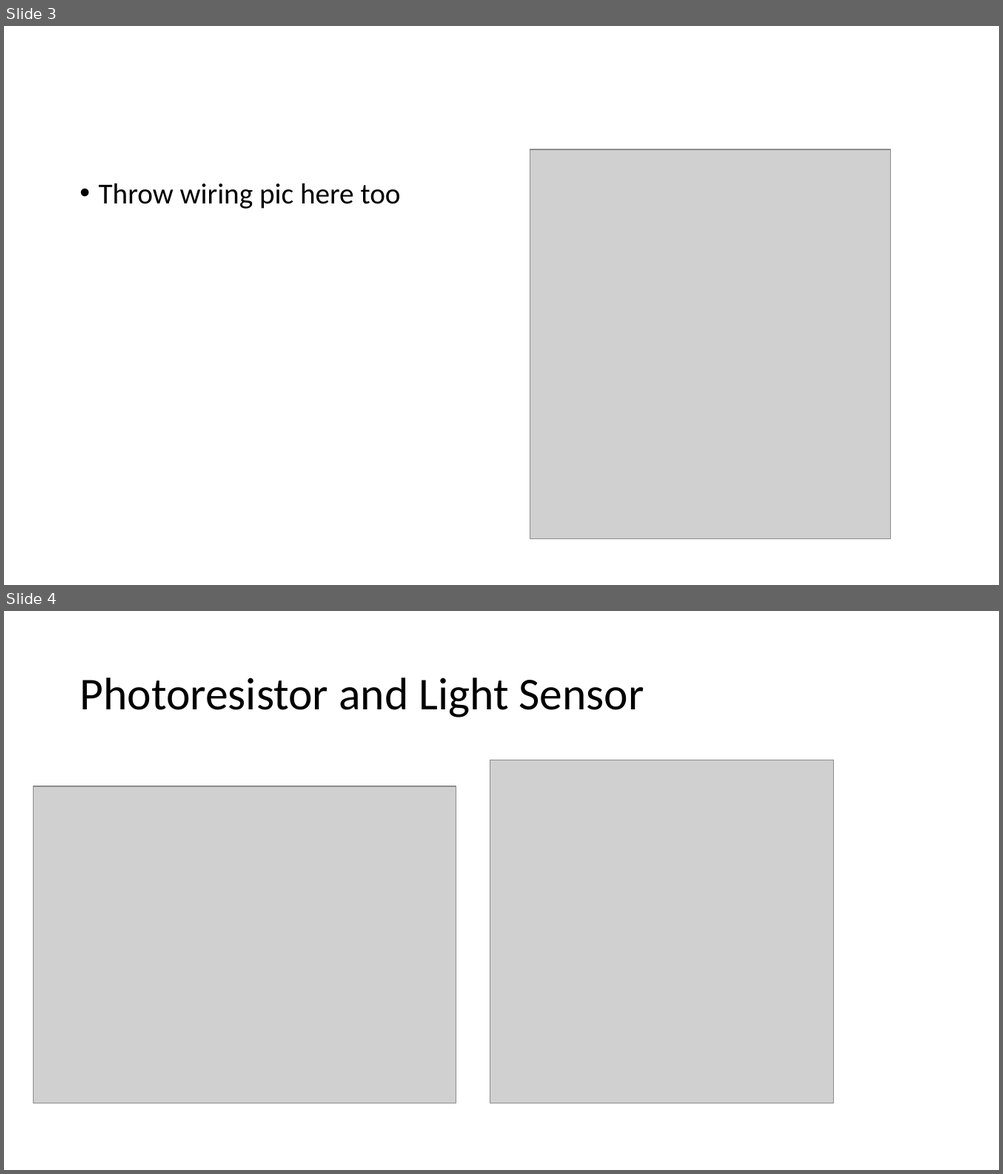
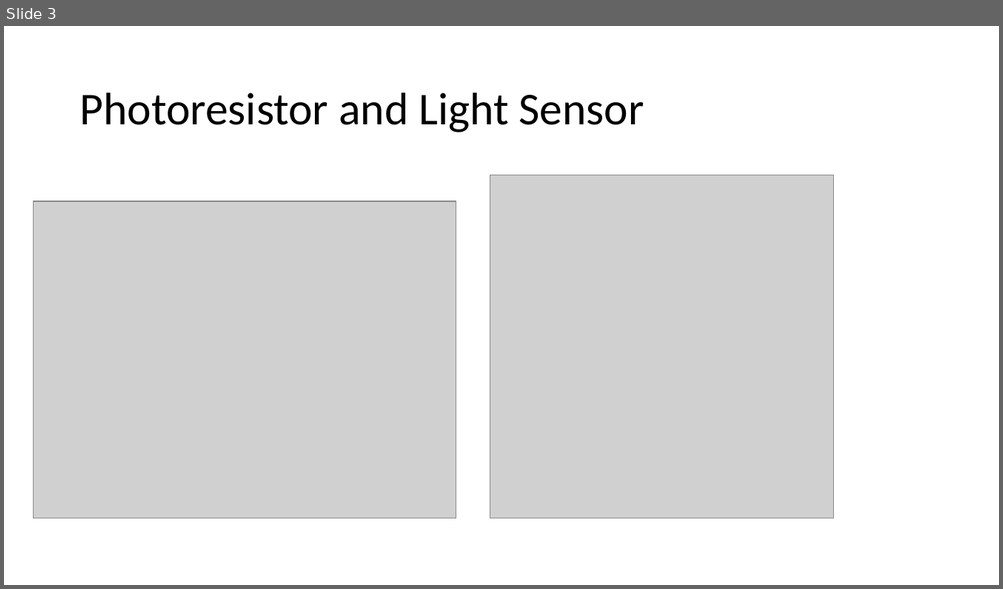
Before and after one commit to rchatrath7/PDH-Workshops, a slide deck: vishal-sensors-lecture/Sensor Lecture.pptx. Shown one above the other, each under a label of ours: slides 3 and 4 before the commit, slide 3 after it. The pictures are 1003x1174 and 1003x589 pixels, drawn with LibreOffice and Linux fonts; fonts in the diff are those of the drawing; grey boxes stand for pictures. Boxes give left, top, right and bottom in pixels: in the first picture for what was removed or moved away, otherwise in the second. Text is boxed around its words. In the diff, an @@ line names an element or a change of style, - is before the commit and + after.

```diff
--- a/vishal-sensors-lecture/Sensor Lecture.pptx
+++ b/vishal-sensors-lecture/Sensor Lecture.pptx
@@ slide 3 removed at (4, 26, 999, 585), background #FFFFFF @@
@@ picture removed at (530, 150, 891, 540) @@
@@ text removed at (99, 183, 401, 209) @@
-• Throw wiring pic here too
@@ what was slide 4 is now slide 3 @@
```
Also in this commit, not shown: 6 slides changed, 1 slide added, 1 other slide removed.
